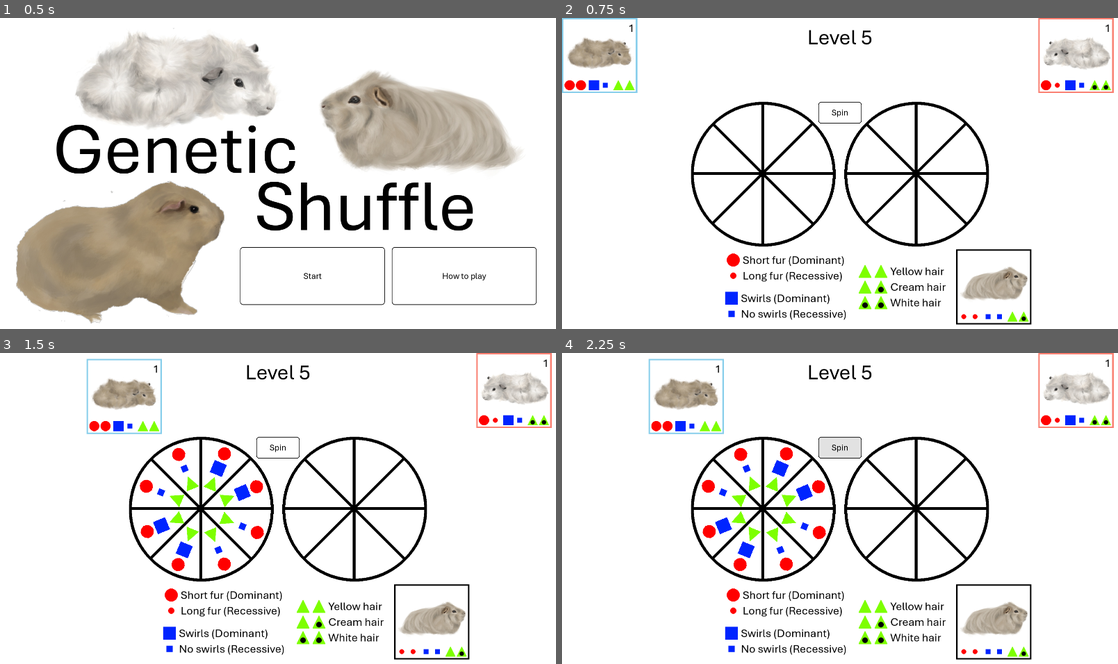
Above: before the commit, frames 1-4 (two rows, left to right).
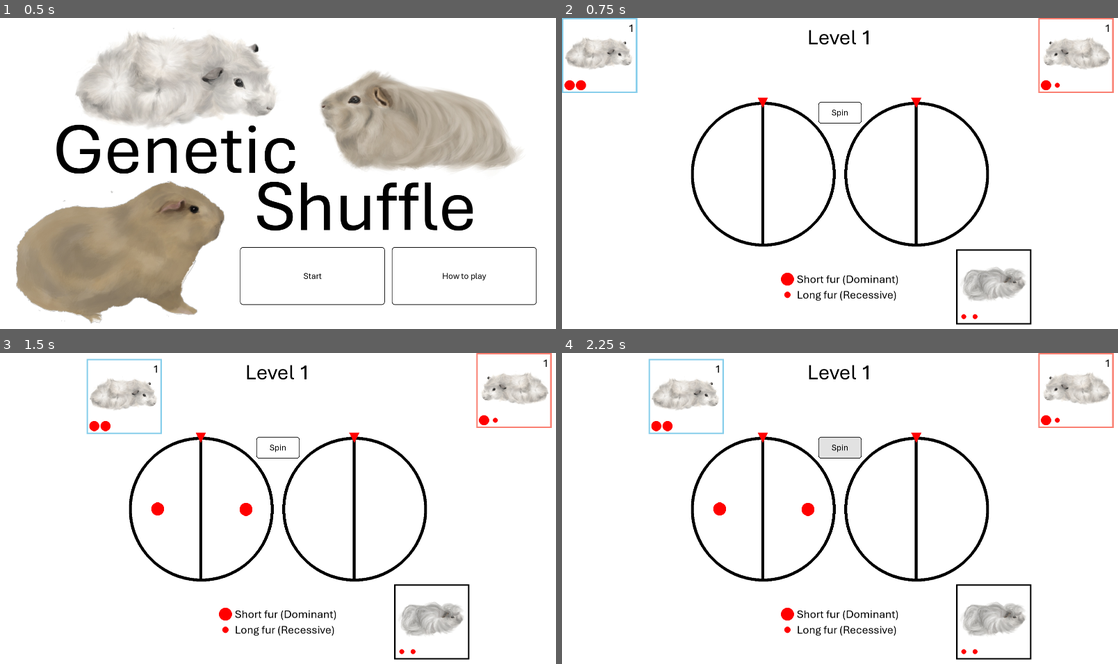
Above: after the commit, the same moments.

Repository: kremec/GeneticShuffle
Game: Godot game, scene res://src/scenes/main_menu/main_menu.tscn
Two runs of this game, one before a commit and one after it. Both use one fixed random seed, a clock stepped at 60 frames per second and the inputs below.
Inputs:
- Up to frame 1 (0.5 s): no input
- Up to frame 2 (0.75 s): click "Start" at 0.5 s
- Up to frame 3 (1.5 s): click "1" at 1.25 s
- Up to frame 4 (2.25 s): click "Spin" at 2 s

Frame 1 is identical in both runs. In frame 2, 5.6% of the frame differs, in the area x 0-99%, y 4-98%; in frame 3, 7.3%, in the area x 16-99%, y 4-98%; in frame 4, 7.3%.

Commit message:
Wheel arrows, game icon, round wheel rotation to avoid dividers

Diff:
--- a/icon.svg
+++ b/icon.svg
@@ -1 +1 @@
-<svg xmlns="http://www.w3.org/2000/svg" width="128" height="128"><rect width="124" height="124" x="2" y="2" fill="#363d52" stroke="#212532" stroke-width="4" rx="14"/><g fill="#fff" transform="translate(12.322 12.322)scale(.101)"><path d="M105 673v33q407 354 814 0v-33z"/><path fill="#478cbf" d="m105 673 152 14q12 1 15 14l4 67 132 10 8-61q2-11 15-15h162q13 4 15 15l8 61 132-10 4-67q3-13 15-14l152-14V427q30-39 56-81-35-59-83-108-43 20-82 47-40-37-88-64 7-51 8-102-59-28-123-42-26 43-46 89-49-7-98 0-20-46-46-89-64 14-123 42 1 51 8 102-48 27-88 64-39-27-82-47-48 49-83 108 26 42 56 81zm0 33v39c0 276 813 276 814 0v-39l-134 12-5 69q-2 10-14 13l-162 11q-12 0-16-11l-10-65H446l-10 65q-4 11-16 11l-162-11q-12-3-14-13l-5-69z"/><path d="M483 600c0 34 58 34 58 0v-86c0-34-58-34-58 0z"/><circle cx="725" cy="526" r="90"/><circle cx="299" cy="526" r="90"/></g><g fill="#414042" transform="translate(12.322 12.322)scale(.101)"><circle cx="307" cy="532" r="60"/><circle cx="717" cy="532" r="60"/></g></svg>
+<svg  xmlns="http://www.w3.org/2000/svg"  width="24"  height="24"  viewBox="0 0 24 24"  fill="none"  stroke="currentColor"  stroke-width="2"  stroke-linecap="round"  stroke-linejoin="round"  class="icon icon-tabler icons-tabler-outline icon-tabler-dna-2"><path stroke="none" d="M0 0h24v24H0z" fill="none"/><path d="M17 3v1c-.01 3.352 -1.68 6.023 -5.008 8.014c-3.328 1.99 3.336 -2 .008 -.014c-3.328 1.99 -5 4.662 -5.008 8.014v1" /><path d="M17 21.014v-1c-.01 -3.352 -1.68 -6.023 -5.008 -8.014c-3.328 -1.99 3.336 2 .008 .014c-3.328 -1.991 -5 -4.662 -5.008 -8.014v-1" /><path d="M7 4h10" /><path d="M7 20h10" /><path d="M8 8h8" /><path d="M8 16h8" /></svg>
--- a/src/objects/card/card.tscn
+++ b/src/objects/card/card.tscn
@@ -6,6 +6,8 @@
 
 [sub_resource type="StyleBoxFlat" id="StyleBoxFlat_buinq"]
 bg_color = Color(1, 1, 1, 1)
+
+[sub_resource type="StyleBoxEmpty" id="StyleBoxEmpty_2228x"]
 
 [sub_resource type="StyleBoxFlat" id="StyleBoxFlat_ic2ue"]
 bg_color = Color(0, 0, 0, 0)
@@ -69,6 +71,7 @@
 grow_vertical = 2
 size_flags_horizontal = 3
 mouse_default_cursor_shape = 2
+theme_override_styles/focus = SubResource("StyleBoxEmpty_2228x")
 theme_override_styles/disabled = SubResource("StyleBoxFlat_ic2ue")
 theme_override_styles/hover = SubResource("StyleBoxFlat_xinse")
 theme_override_styles/pressed = SubResource("StyleBoxFlat_xjat8")
--- a/src/objects/wheel/wheel.gd
+++ b/src/objects/wheel/wheel.gd
@@ -199,10 +199,43 @@
 
 func Spin():
 	var rotationAngle: float = randf_range(360, 360 * 3)
+	var wheelNode = $"."
+	# Fix rotation angle if too close to borders
+	var endRotationDegrees = int(wheelNode.rotation_degrees + rotationAngle) % 360
+	match wheelType:
+		WheelType.Wheel2:
+			if endRotationDegrees < 5 || endRotationDegrees > 355:
+				rotationAngle -= 15
+			elif endRotationDegrees > 175 && endRotationDegrees < 185:
+				rotationAngle -= 15
+		WheelType.Wheel4:
+			if endRotationDegrees < 5 || endRotationDegrees > 355:
+				rotationAngle -= 15
+			elif endRotationDegrees > 85 && endRotationDegrees < 95:
+				rotationAngle += 15
+			elif endRotationDegrees > 175 && endRotationDegrees < 185:
+				rotationAngle -= 15
+			elif endRotationDegrees > 265 && endRotationDegrees < 275:
+				rotationAngle += 15
+		WheelType.Wheel8:
+			if endRotationDegrees < 5 || endRotationDegrees > 355:
+				rotationAngle -= 15
+			elif endRotationDegrees > 40 && endRotationDegrees < 50:
+				rotationAngle += 15
+			elif endRotationDegrees > 85 && endRotationDegrees < 95:
+				rotationAngle += 15
+			elif endRotationDegrees > 130 && endRotationDegrees < 140:
+				rotationAngle -= 15
+			elif endRotationDegrees > 175 && endRotationDegrees < 185:
+				rotationAngle += 15
+			elif endRotationDegrees > 220 && endRotationDegrees < 230:
+				rotationAngle -= 15
+			elif endRotationDegrees > 265 && endRotationDegrees < 275:
+				rotationAngle += 15
+			elif endRotationDegrees > 300 && endRotationDegrees < 310:
+				rotationAngle -= 15
+
 	var spinDuration: float = rotationAngle / wheelSpinSpeed
-
-	var wheelNode = $"."
-
 	var rotationTween = get_tree().create_tween()
 	rotationTween.tween_property(
 		wheelNode,
--- a/src/scenes/game/game.gd
+++ b/src/scenes/game/game.gd
@@ -25,8 +25,8 @@
 @onready var targetPupPosition = $layout/MarginContainer/HBoxContainer/targetPup
 
 @onready var btnSpin = $layout/MarginContainer/MarginContainer/btnSpin
-@onready var wheelMale = $layout/MarginContainer/MarginContainer/HBoxContainer/wheelMale
-@onready var wheelFemale = $layout/MarginContainer/MarginContainer/HBoxContainer/wheelFemale
+@onready var wheelMale = $layout/MarginContainer/MarginContainer/HBoxContainer/male/wheelMale
+@onready var wheelFemale = $layout/MarginContainer/MarginContainer/HBoxContainer/female/wheelFemale
 var canWheelSpin: bool = true
 var maleWheelSpinning: bool = false
 var femaleWheelSpinning: bool = false
@@ -66,7 +66,7 @@
 	btnSpin.pressed.connect(_on_btnSpin_pressed)
 	loadRound()
 
-var currentRound: int = 5
+var currentRound: int = 1
 func loadRound():
 	level.text = "Level " + str(currentRound)
 	if currentRound == 1:
--- a/src/scenes/game/game.tscn
+++ b/src/scenes/game/game.tscn
@@ -1,9 +1,10 @@
-[gd_scene load_steps=10 format=3 uid="uid://clqgk4akh3gfv"]
+[gd_scene load_steps=11 format=3 uid="uid://clqgk4akh3gfv"]
 
 [ext_resource type="Script" path="res://src/scenes/game/game.gd" id="1_eim4h"]
 [ext_resource type="PackedScene" uid="uid://dku5r3f77amfb" path="res://src/objects/wheel/wheel.tscn" id="2_gkba2"]
 [ext_resource type="Theme" uid="uid://k4a7qn27mcm8" path="res://theme/scrollbar.tres" id="2_hvv7x"]
 [ext_resource type="FontFile" uid="uid://djw4x7uisd0rl" path="res://assets/font/Aptos.ttf" id="3_mu3ax"]
+[ext_resource type="Texture2D" uid="uid://cupvy41sbwk5k" path="res://assets/arrow/arrow.png" id="5_ncv85"]
 
 [sub_resource type="StyleBoxFlat" id="StyleBoxFlat_3vo3v"]
 bg_color = Color(1, 1, 1, 1)
@@ -143,11 +144,69 @@
 mouse_filter = 2
 theme_override_constants/separation = 30
 
-[node name="wheelMale" parent="layout/MarginContainer/MarginContainer/HBoxContainer" instance=ExtResource("2_gkba2")]
-layout_mode = 2
-
-[node name="wheelFemale" parent="layout/MarginContainer/MarginContainer/HBoxContainer" instance=ExtResource("2_gkba2")]
-layout_mode = 2
+[node name="male" type="Control" parent="layout/MarginContainer/MarginContainer/HBoxContainer"]
+custom_minimum_size = Vector2(500, 500)
+layout_mode = 2
+mouse_filter = 2
+
+[node name="wheelMale" parent="layout/MarginContainer/MarginContainer/HBoxContainer/male" instance=ExtResource("2_gkba2")]
+layout_mode = 2
+anchors_preset = 0
+anchor_left = 0.0
+anchor_top = 0.0
+anchor_right = 0.0
+anchor_bottom = 0.0
+offset_left = 0.0
+offset_top = 0.0
+offset_right = 500.0
+offset_bottom = 500.0
+
+[node name="arrow" type="TextureRect" parent="layout/MarginContainer/MarginContainer/HBoxContainer/male"]
+layout_mode = 1
+anchors_preset = 5
+anchor_left = 0.5
+anchor_right = 0.5
+offset_left = -19.0
+offset_top = -15.0
+offset_right = 16.0
+offset_bottom = 20.0
+grow_horizontal = 2
+pivot_offset = Vector2(248, 248)
+mouse_filter = 2
+texture = ExtResource("5_ncv85")
+flip_v = true
+
+[node name="female" type="Control" parent="layout/MarginContainer/MarginContainer/HBoxContainer"]
+custom_minimum_size = Vector2(500, 500)
+layout_mode = 2
+mouse_filter = 2
+
+[node name="wheelFemale" parent="layout/MarginContainer/MarginContainer/HBoxContainer/female" instance=ExtResource("2_gkba2")]
+layout_mode = 2
+anchors_preset = 0
+anchor_left = 0.0
+anchor_top = 0.0
+anchor_right = 0.0
+anchor_bottom = 0.0
+offset_left = 0.0
+offset_top = 0.0
+offset_right = 500.0
+offset_bottom = 500.0
+
+[node name="arrow" type="TextureRect" parent="layout/MarginContainer/MarginContainer/HBoxContainer/female"]
+layout_mode = 1
+anchors_preset = 5
+anchor_left = 0.5
+anchor_right = 0.5
+offset_left = -19.0
+offset_top = -15.0
+offset_right = 16.0
+offset_bottom = 20.0
+grow_horizontal = 2
+pivot_offset = Vector2(248, 248)
+mouse_filter = 2
+texture = ExtResource("5_ncv85")
+flip_v = true
 
 [node name="HBoxContainer" type="HBoxContainer" parent="layout/MarginContainer"]
 layout_mode = 2
Binary file added: assets/arrow/arrow.png
Not shown, added: assets/arrow/arrow.png.import
Not shown, added: export_presets.cfg
Not shown: 1 places in src/objects/card/card.tscn that only renumber resources
